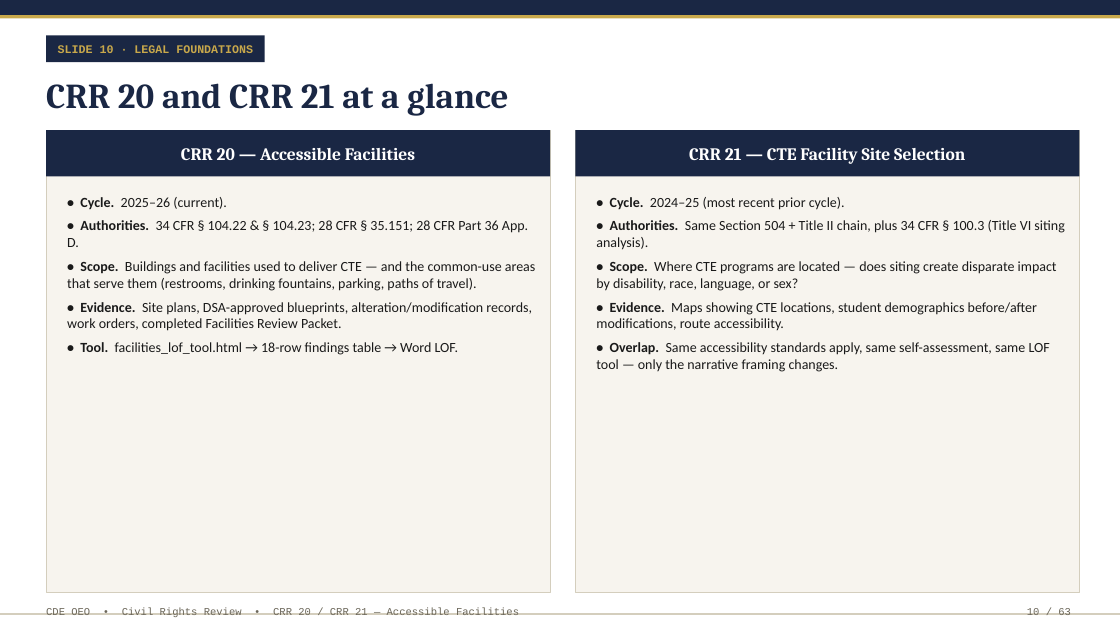
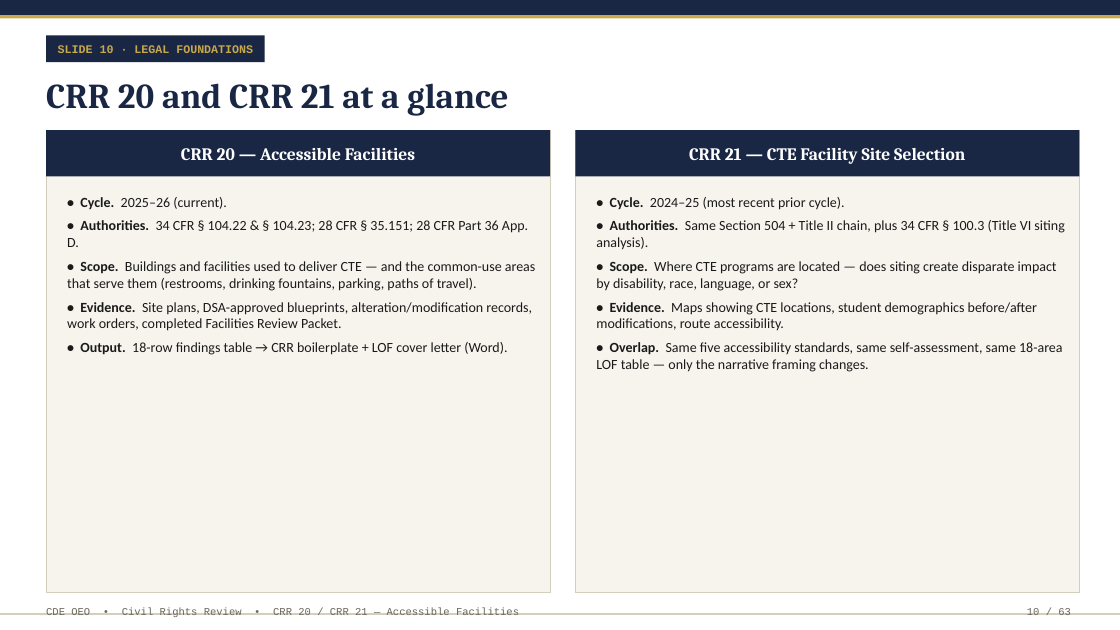
Before and after one commit to JaniCanCodeGo/JaniCanCodeGo, a slide deck: slide 10 of outputs/CRR_Accessibility_Training.pptx. Drawn at 1120x630 pixels with LibreOffice and Linux fonts; fonts in the diff are those of the drawing. Boxes give left, top, right and bottom in pixels: in the first picture for what was removed or moved away, otherwise in the second. Text is boxed around its words. In the diff, an @@ line names an element or a change of style, - is before the commit and + after.

```diff
--- a/outputs/CRR_Accessibility_Training.pptx
+++ b/outputs/CRR_Accessibility_Training.pptx
@@ text at (80,342,507,355): text changed @@
-• Tool. facilities_lof_tool.html → 18-row findings table → Word LOF.
+• Output. 18-row findings table → CRR boilerplate + LOF cover letter (Word).
@@ text at (596,342,1062,372): text changed @@
-• Overlap. Same accessibility standards apply, same self-assessment, same LOF tool — only the narrative framing changes.
+• Overlap. Same five accessibility standards, same self-assessment, same 18-area LOF table — only the narrative framing changes.
```
Also in this commit, not shown: 8 other slides changed, 3 slides added, 3 slides removed, 5 other files.
